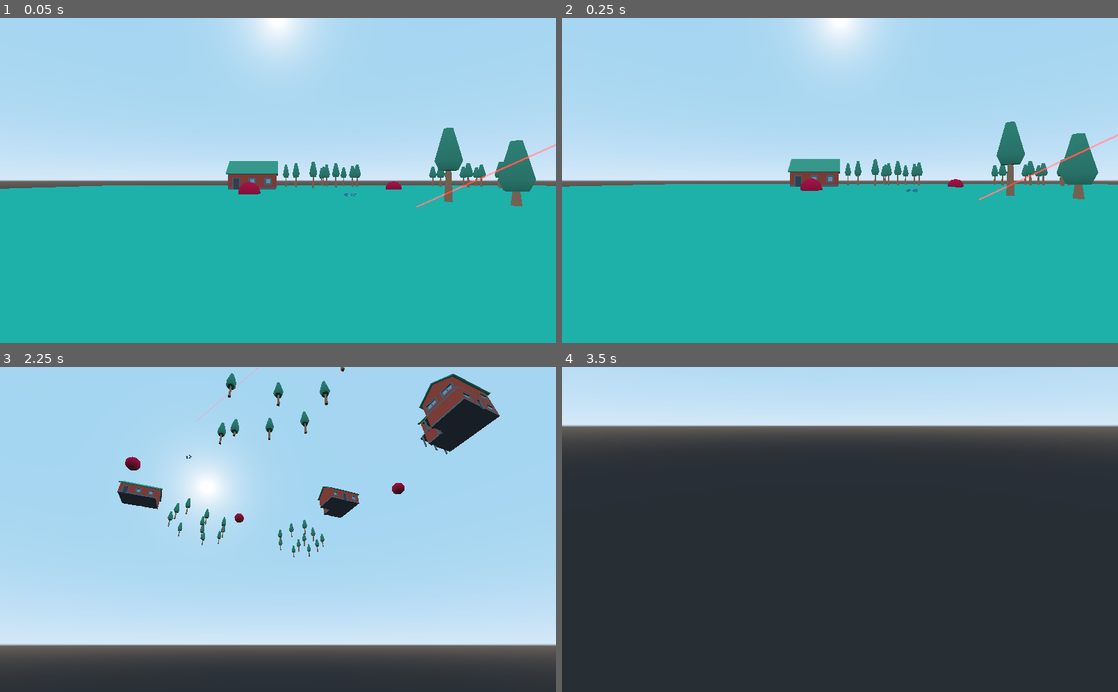
Above: before the commit, frames 1-4 (two rows, left to right).
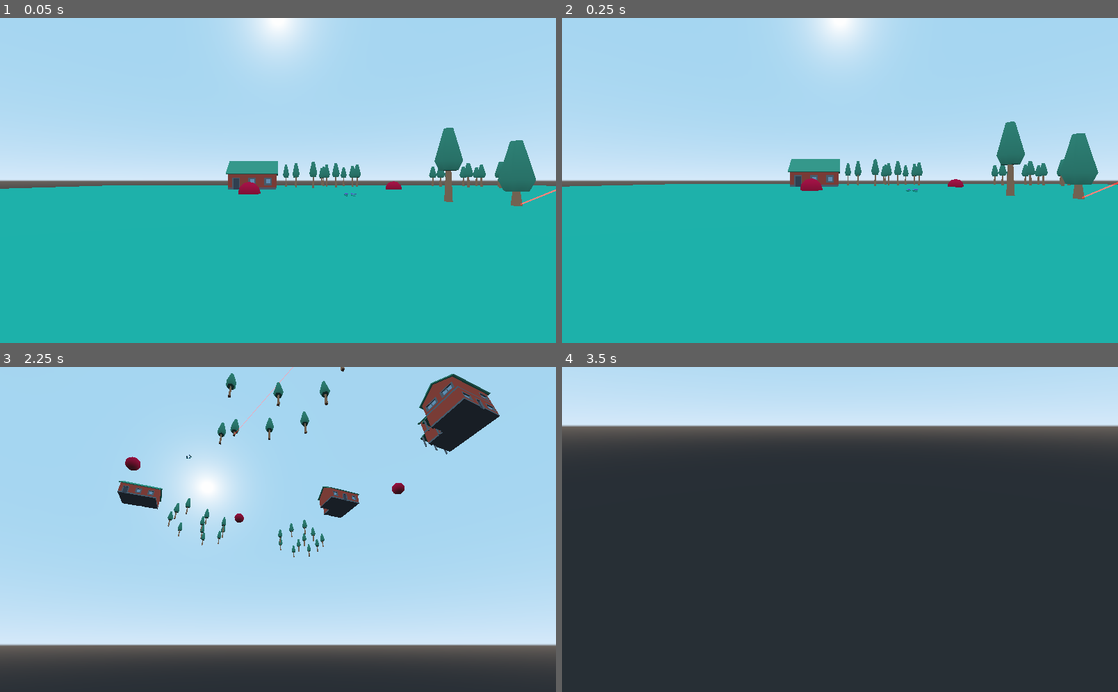
Above: after the commit, the same moments.

Repository: skarnl/godot--gwj31
Game: Godot game, scene res://screens/game/sniper_aim_test_world.tscn
The game is run twice, just before and just after one commit, with the same random seed, the same clock (stepped at 60 frames per second) and the same inputs. This scene is started directly instead of the project's main scene.
Inputs (mouse positions are in pixels of both pictures, inside the frame that each line leads up to):
- Up to frame 1 (0.05 s): no input
- Up to frame 2 (0.25 s): no input
- Up to frame 3 (2.25 s): tap Enter at 0.5 s; move the mouse to (400, 513) at 0.52 s; hold D (move_right) 0.53-1.28 s; hold E (interact) 0.53-1.28 s; move the mouse to (166, 545) at 1.27 s; hold S (move_backward) 1.28-2.03 s; tap E (interact) at 1.35 s; move the mouse to (333, 458) at 2.02 s; hold D (move_right) from 2.03 s (still down); hold E (interact) from 2.03 s (still down)
- Up to frame 4 (3.5 s): move the mouse to (812, 594) at 2.77 s; release D (move_right) at 2.78 s; release E (interact) at 2.78 s; hold W (move_forward) from 2.78 s (still down); tap E (interact) at 2.85 s

The runs differ from the first frame. In frame 1, 0.2% of the frame differs, in the area x 74-100%, y 38-59%; in frame 2, 0.2%, in the area x 75-100%, y 35-56%; in frame 3, less than 0.1%; in frame 4, nothing differs.

Commit message:
Make (debug) target smaller

Diff:
--- a/entities/sniper.tscn
+++ b/entities/sniper.tscn
@@ -10,7 +10,7 @@
 albedo_color = Color( 0.760784, 0.0117647, 1, 1 )
 
 [sub_resource type="SphereShape" id=3]
-radius = 2.21467
+radius = 1.06752
 
 [node name="Sniper" type="Spatial"]
 script = ExtResource( 1 )
@@ -29,7 +29,7 @@
 material = SubResource( 1 )
 
 [node name="Target" type="CSGSphere" parent="."]
-transform = Transform( 1, 0, 0, 0, 1, 0, 0, 0, 1, -4.59443, 0, 0.386233 )
+radius = 0.201211
 material = SubResource( 2 )
 
 [node name="Area" type="Area" parent="Target"]
